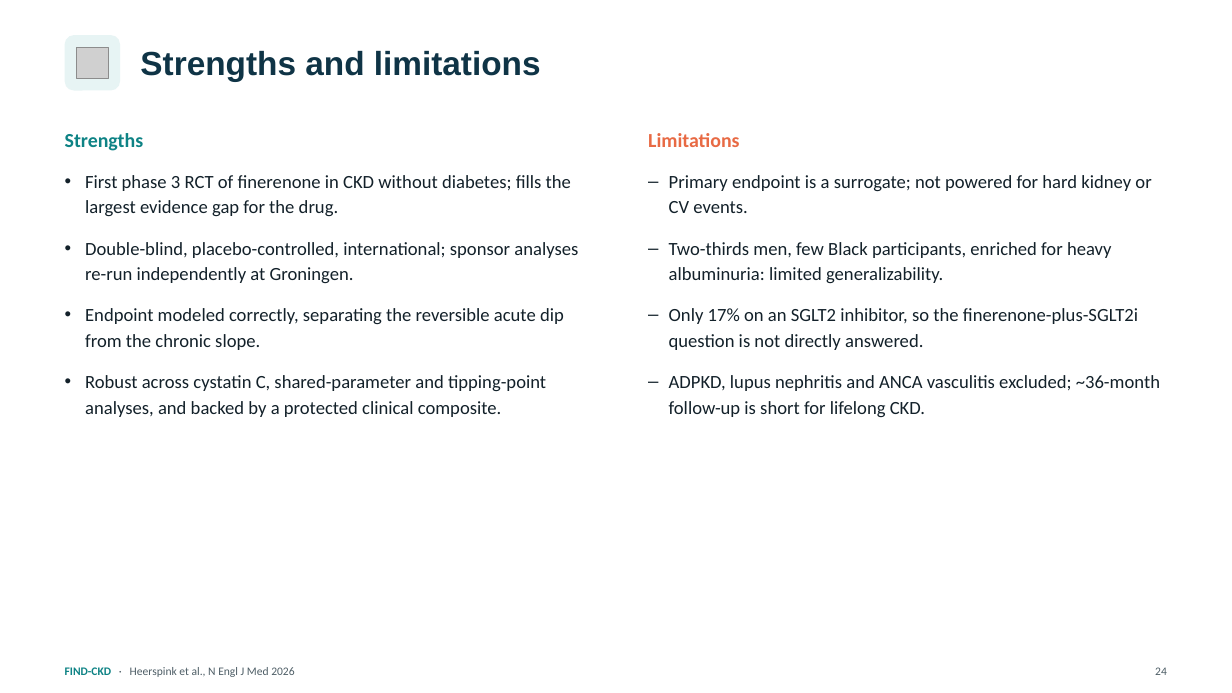
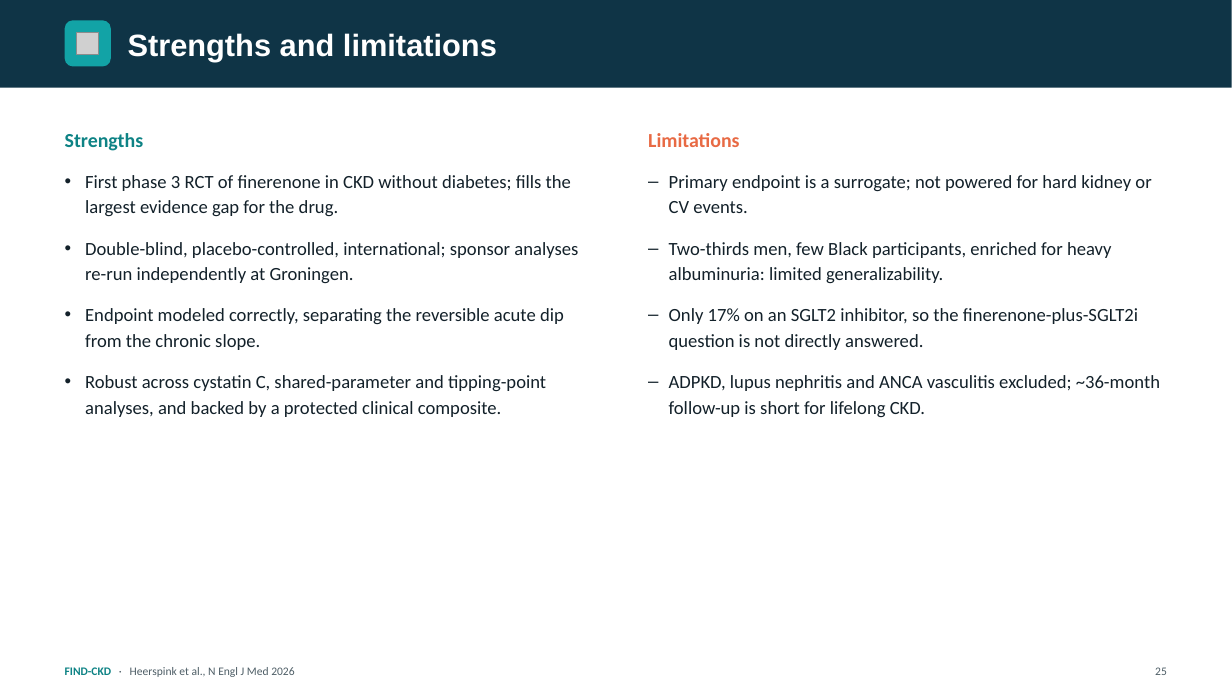
Before and after one commit to azbargarawan-sudo/clickwriting-landing, a slide deck: slide 25 of FIND-CKD.pptx (slide 24 before the commit). Drawn at 1232x693 pixels with LibreOffice and Linux fonts; fonts in the diff are those of the drawing; grey boxes stand for pictures. Boxes give left, top, right and bottom in pixels: in the first picture for what was removed or moved away, otherwise in the second. Text is boxed around its words. In the diff, an @@ line names an element or a change of style, - is before the commit and + after.

```diff
--- a/FIND-CKD.pptx
+++ b/FIND-CKD.pptx
@@ rectangle added at [0,0,1232,88], fill #0F3446 @@
@@ rounded rectangle: place and size @@
-rounded rectangle at [65,35,120,91]
+rounded rectangle at [65,20,111,67]
@@ rounded rectangle at [65,20,111,67]: fill #E7F4F4 to #12A3A6; proportions changed @@
@@ text "Strengths and limitations": place and size @@
-text "Strengths and limitations" at [140,50,541,81]
+text "Strengths and limitations" at [128,33,497,61]
@@ text "Strengths and limitations" at [128,33,497,61]: size 26 to 24 pt, text colour #0F3446 to #FFFFFF @@
@@ picture removed at [77,47,108,79] @@
@@ picture added at [77,32,99,55] @@
@@ text at [1155,667,1167,675]: text changed @@
-24
+25
```
Also in this commit, not shown: 26 other slides changed, 1 slide added.
